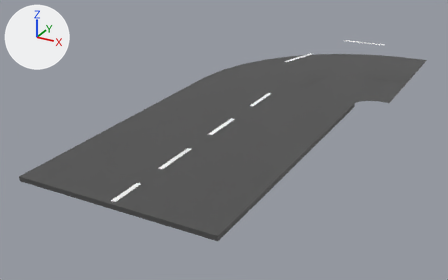
One commit to the Blender file Assets/Scenes/Models/Modular Road/Curve.blend: the scene before it, then after it.
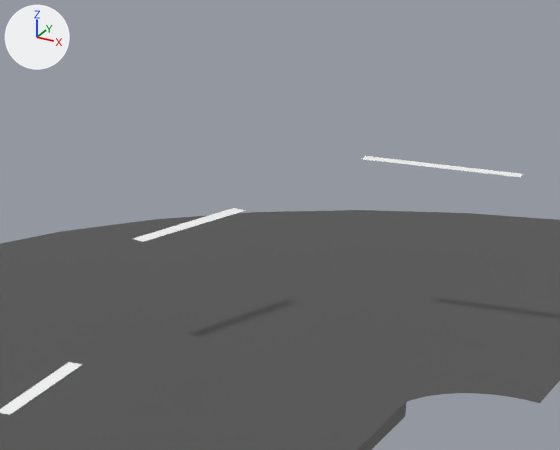
Each version appears first whole from a camera (50 mm lens) standing at (5.84, -10.02, 5.01) and looking at (-0.34, 1.23, -0.61), and next in a close-up on the part from 56% to 88% of the width and 0% to 41% of the height. Every picture has the same lights, and +X, +Y and +Z are marked at upper left.
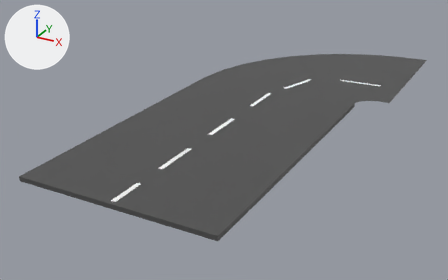
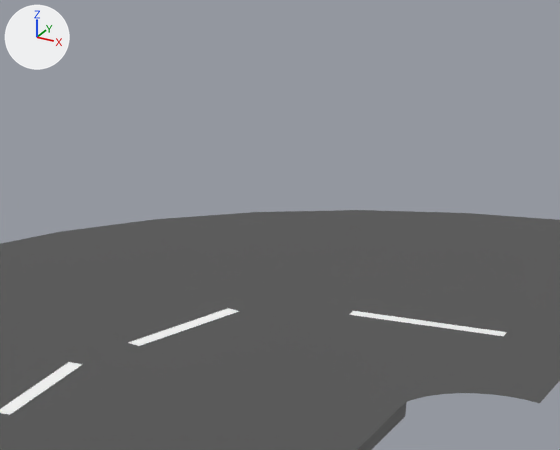
Pixel boxes (x1, y1, x2, y2) of what changed, in the close-ups (560 x 450 px):
'Plane.004', moved: before (133, 208, 245, 242); after (128, 308, 239, 346)
'Plane.005', moved: before (362, 156, 523, 177); after (349, 311, 507, 336)

What the commit changed:
Object 'Plane.004' (ob_plane_004) moves from (0.316, 3.872, 0.726) to (0.316, 3.872, 0.047).
Object 'Plane.005' (ob_plane_005) moves from (1.661, 4.69, 1.082) to (1.661, 4.69, 0.047).
